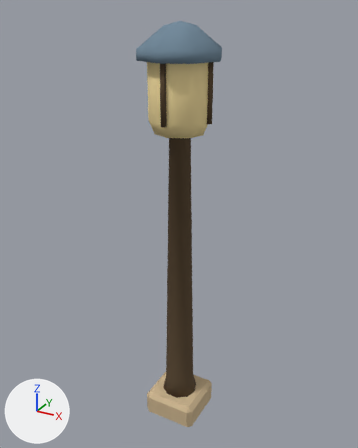
What one commit did to the Blender file tools/art/source/dock_props_436/beacon_pole.blend.
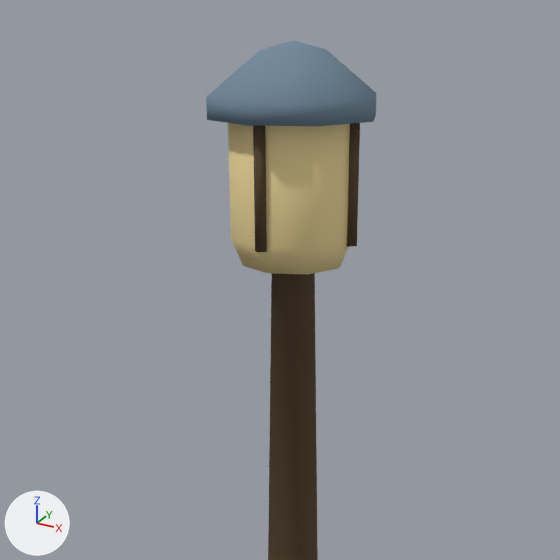
Each version appears first whole from a 50 mm lens placed at (1.187, -2.168, 2.361), pointed at (-0.027, 0.039, 1.257), and next in a close-up on the part from 9% to 88% of the width and 0% to 63% of the height. The lights are fixed; the arrows at lower left show +X, +Y and +Z. The older version's two pictures come first.

Names of what the first close-up shows: 'Beacon cap', 'Lantern corner frame', 'Lantern corner frame.001', 'Small dark beacon pole', 'Warm beacon lantern'.
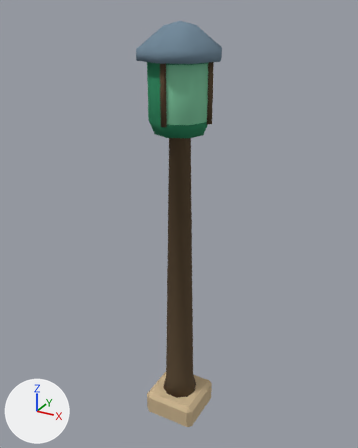
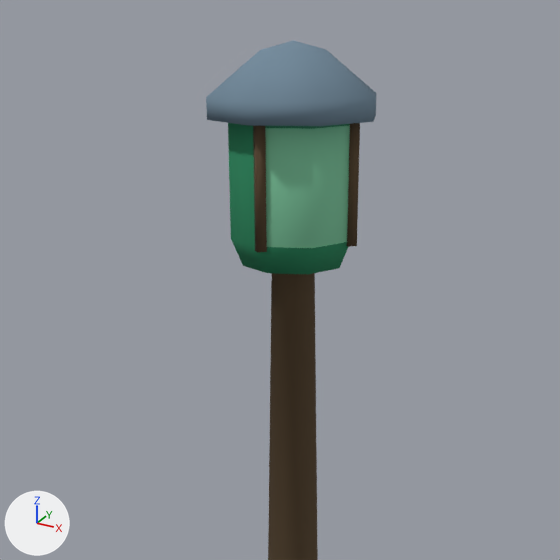
Diff of the bpy script that builds the scene:
```diff
--- a/tools/art/source/dock_props_436/beacon_pole.blend.py
+++ b/tools/art/source/dock_props_436/beacon_pole.blend.py
@@ mat_signal_green @@
+mat_signal_green = principled_material('signal_green')
+mat_signal_green.base_color = (0.0319, 0.258, 0.122)  # green #328b62
+mat_signal_green.roughness = 0.94
+mat_signal_green.specular_ior_level = 0.15
@@ mat_signal_highlight @@
+mat_signal_highlight = principled_material('signal_highlight')
+mat_signal_highlight.base_color = (0.22, 0.584, 0.356)  # green #81c9a1
+mat_signal_highlight.roughness = 0.94
+mat_signal_highlight.specular_ior_level = 0.15
@@ me_warm_beacon_lantern @@
 me_warm_beacon_lantern.from_pydata(...)  # 32 vertices, 26 faces; spans x -0.16..0.16, y -0.16..0.16, z 1.78..2.17
 # used by ob_warm_beacon_lantern; parent = ob_beacon_pole___installation_pivot; location = (0.0, 0.0, 0.0)
+# me_warm_beacon_lantern part 1: 24 of the faces centred in x -0.137..0.137, y -0.137..0.137, z 1.78..2.17 switch from mat_lamp (beige #f2dc9f) to mat_signal_green (green #328b62)
+# me_warm_beacon_lantern part 2: all 2 faces centred in x 0.057..0.137, y -0.137..-0.057, z 1.985 switch from mat_lamp (beige #f2dc9f) to mat_signal_highlight (green #81c9a1)
```

Location of each change, (x1, y1, x2, y2) in pixels of the close-ups (560 x 560 px):
part 1 of me_warm_beacon_lantern, recoloured (beige to green)
    both: (228, 123, 350, 274)
part 2 of me_warm_beacon_lantern, recoloured (beige to green)
    both: (265, 125, 350, 248)
